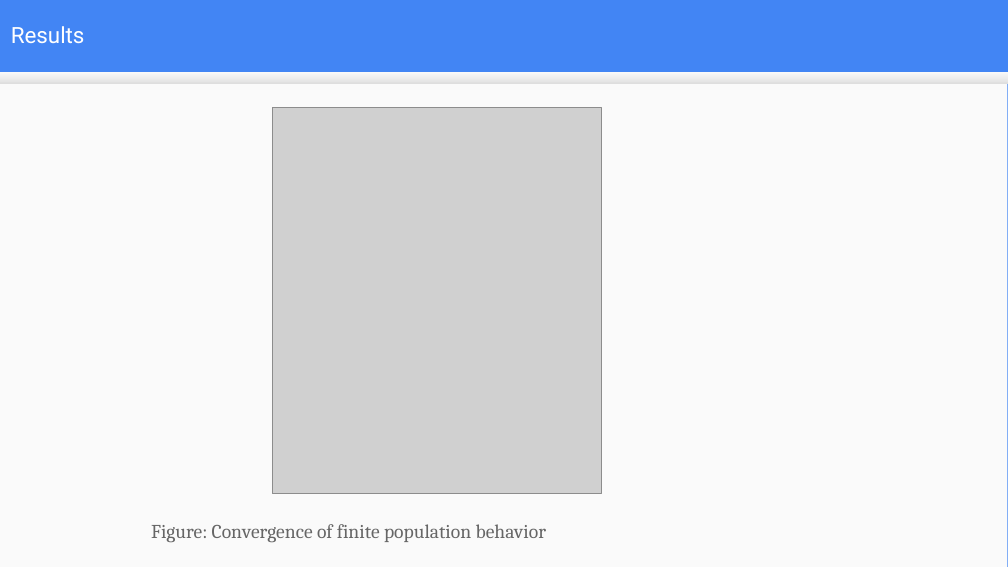
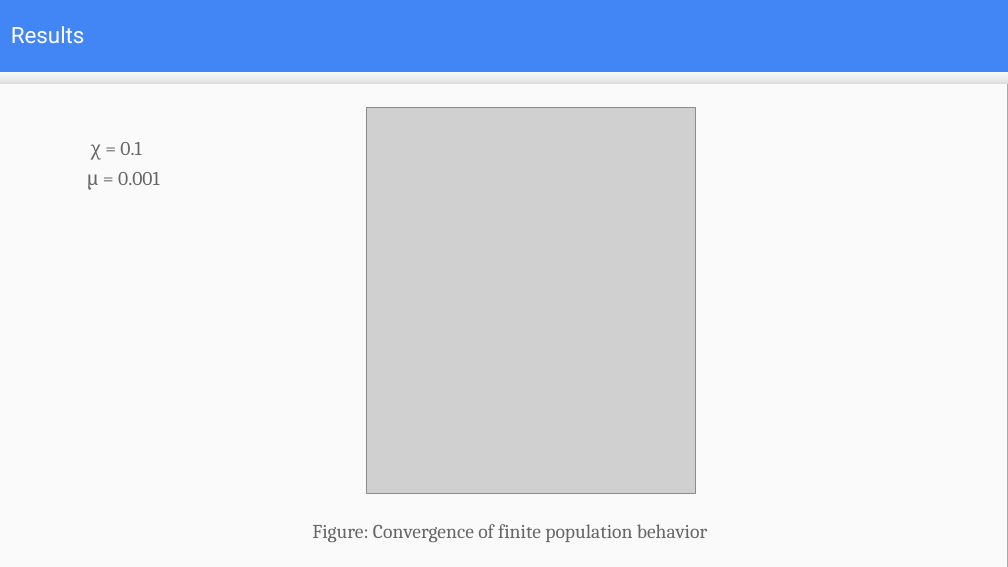
Before and after one commit to mduwalsh/project, a slide deck: slide 16 of thesis_slides_mahendra.odp. Drawn at 1008x567 pixels with LibreOffice and Linux fonts; fonts in the diff are those of the drawing; grey boxes stand for pictures. Boxes give left, top, right and bottom in pixels: in the first picture for what was removed or moved away, otherwise in the second. Text is boxed around its words. In the diff, an @@ line names an element or a change of style, - is before the commit and + after.

```diff
--- a/thesis_slides_mahendra.odp
+++ b/thesis_slides_mahendra.odp
@@ picture: place and size @@
-picture at box(272, 108, 601, 494)
+picture at box(367, 108, 696, 494)
@@ text added at box(91, 142, 141, 160), 14 pt, text #666666 @@
+χ = 0.1
@@ text added at box(87, 172, 160, 190), 14 pt, text #666666 @@
+μ = 0.001
@@ text "Figure: Convergence of finite population ...": place and size @@
-text "Figure: Convergence of finite population ..." at box(151, 524, 546, 542)
+text "Figure: Convergence of finite population ..." at box(312, 524, 707, 542)
```
Also in this commit, not shown: 1 other slide changed.
